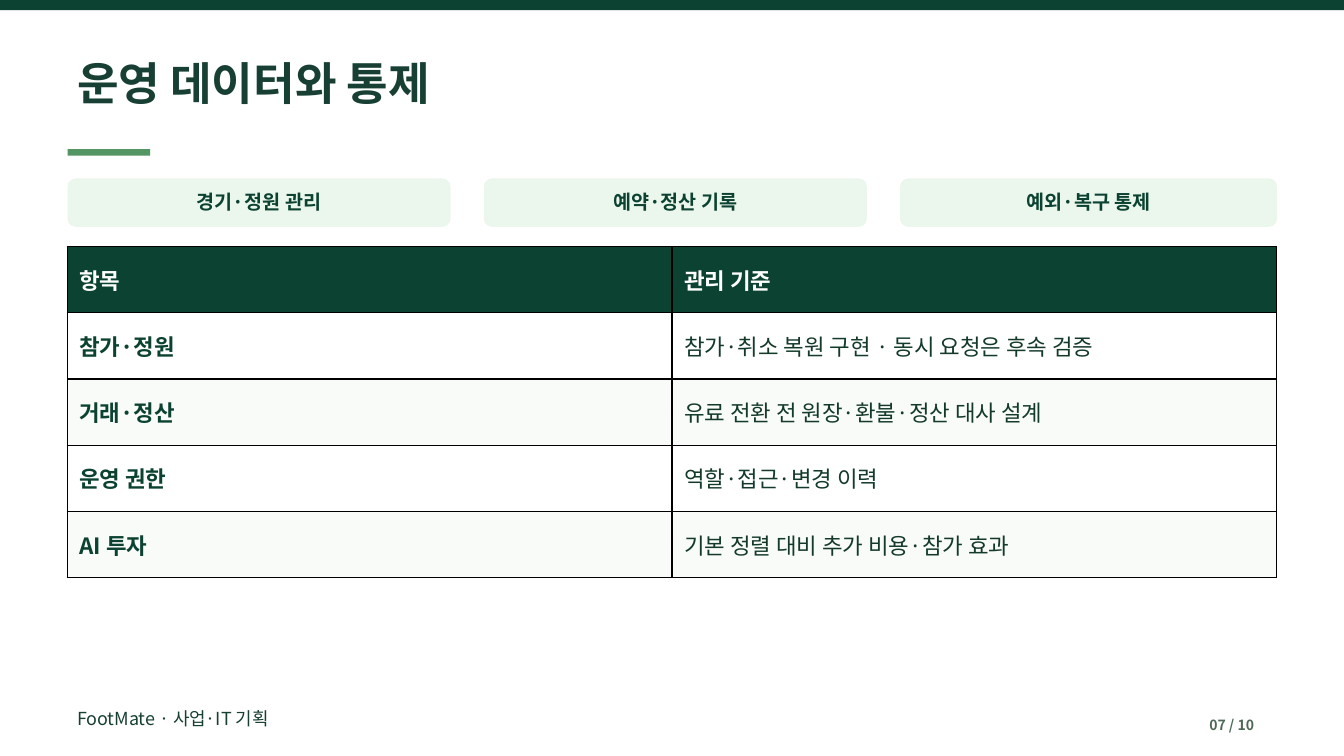
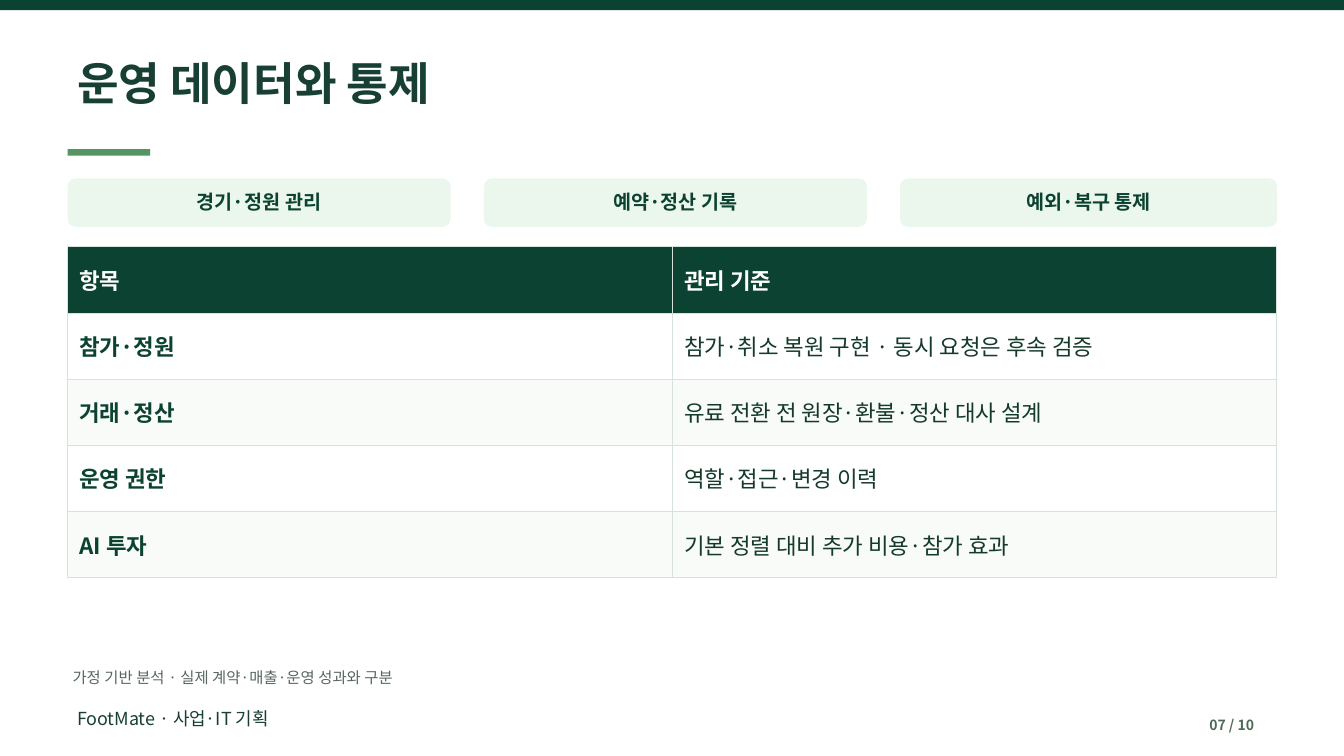
Before and after one commit to dohyunkimmm/footmate, a slide deck: slide 7 of src/case-study/downloads/footmate_report.pptx. Drawn at 1344x756 pixels with LibreOffice and Linux fonts; fonts in the diff are those of the drawing. Boxes give left, top, right and bottom in pixels: in the first picture for what was removed or moved away, otherwise in the second. Text is boxed around its words. In the diff, an @@ line names an element or a change of style, - is before the commit and + after.

```diff
--- a/src/case-study/downloads/footmate_report.pptx
+++ b/src/case-study/downloads/footmate_report.pptx
@@ table at (68,247,1277,578) @@
@@ borders changed @@
@@ text added at (73,670,392,684), 11 pt, text #58665F @@
+가정 기반 분석 · 실제 계약·매출·운영 성과와 구분
```
Also in this commit, not shown: 9 other slides changed, 6 other files.
